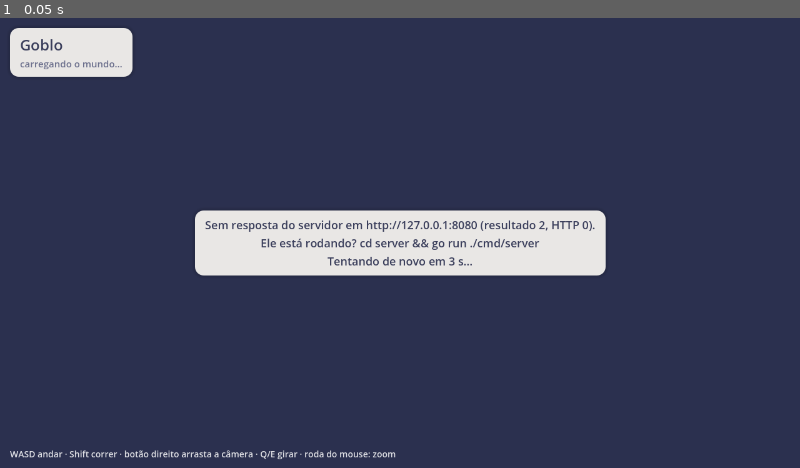
Above: before the commit, frame 1.
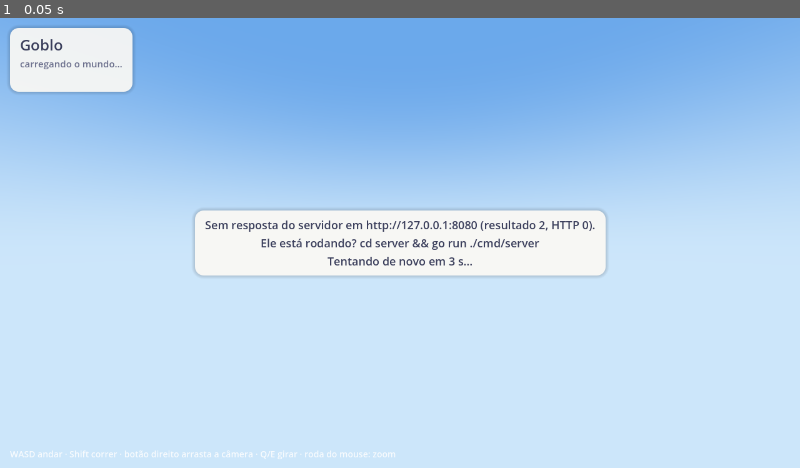
Above: after the commit, the same moment.

Repository: Dustyluc123/goblo
Game: Godot game, scene res://scenes/main.tscn
The game is run twice, just before and just after one commit, with the same random seed, the same clock (stepped at 60 frames per second) and the same inputs.
Inputs:
- Up to frame 1 (0.05 s): no input

The runs differ from the first frame. In frame 1, 91% of the frame differs, in the area x 0-100%, y 0-100%.

Commit message:
Adiciona dia e noite pelo horário real
O sol aponta a partir do ponto subsolar (declinação do dia do ano e hora UTC,
com equação do tempo). Noite azulada com luz fria suave, estrelas e céu por
shader; no zoom afastado a linha dia/noite cruza o globo. HUD mostra a hora
solar local. F3 acelera o tempo e F4 volta ao horário real.

Co-Authored-By: Claude Opus 5.5 <noreply@anthropic.com>

Diff:
--- a/client/scenes/main.tscn
+++ b/client/scenes/main.tscn
@@ -6,6 +6,7 @@
 [ext_resource type="Script" path="res://scripts/hud.gd" id="4_hud"]
 [ext_resource type="Script" path="res://scripts/terrain.gd" id="5_terrain"]
 [ext_resource type="Script" path="res://scripts/vegetation.gd" id="6_vegetation"]
+[ext_resource type="Script" path="res://scripts/day_night.gd" id="7_daynight"]
 
 [sub_resource type="Environment" id="env"]
 background_mode = 1
@@ -27,6 +28,17 @@
 shadow_enabled = true
 directional_shadow_max_distance = 45.0
 
+[node name="Moon" type="DirectionalLight3D" parent="."]
+light_color = Color(0.6, 0.7, 1, 1)
+light_energy = 0.3
+light_specular = 0.0
+
+[node name="DayNight" type="Node" parent="." node_paths=PackedStringArray("sun", "moon", "world_environment")]
+script = ExtResource("7_daynight")
+sun = NodePath("../Sun")
+moon = NodePath("../Moon")
+world_environment = NodePath("../WorldEnvironment")
+
 [node name="Terrain" type="Node3D" parent="."]
 script = ExtResource("5_terrain")
 
--- /dev/null
+++ b/client/scripts/day_night.gd
@@ -0,0 +1,129 @@
+class_name DayNight
+extends Node
+## Dia e noite pelo horário real (UTC).
+##
+## O sol aponta a partir do ponto subsolar: latitude = declinação solar do dia do ano,
+## longitude = hora UTC (com a equação do tempo). Do lado oposto, uma luz azulada fraca
+## ("lua") e a luz ambiente fria deixam a noite aconchegante e com o caminho visível.
+## O céu (sky.gdshader) e a luz ambiente seguem o horário onde o personagem está.
+##
+## F3 acelera o tempo (×60, ×600, ×3600); F4 volta ao horário real.
+
+const SPEEDS := [1.0, 60.0, 600.0, 3600.0]
+const SKY_SHADER := preload("res://shaders/sky.gdshader")
+
+@export var sun: DirectionalLight3D
+@export var moon: DirectionalLight3D
+@export var world_environment: WorldEnvironment
+
+## Segundos somados ao relógio real (acelerar o tempo muda isto).
+var offset_seconds := 0.0
+var speed := 1.0
+## Direção do centro do planeta para o sol.
+var sun_dir := Vector3.UP
+## 1 = dia onde o personagem está, 0 = noite.
+var local_day := 1.0
+var _sky_material: ShaderMaterial
+var _shadows_wanted := true
+
+
+func _ready() -> void:
+	var env := world_environment.environment
+	_sky_material = ShaderMaterial.new()
+	_sky_material.shader = SKY_SHADER
+	var sky := Sky.new()
+	sky.sky_material = _sky_material
+	sky.radiance_size = Sky.RADIANCE_SIZE_32
+	sky.process_mode = Sky.PROCESS_MODE_INCREMENTAL
+	env.sky = sky
+	env.background_mode = Environment.BG_SKY
+	env.ambient_light_source = Environment.AMBIENT_SOURCE_COLOR
+	env.reflected_light_source = Environment.REFLECTION_SOURCE_DISABLED
+
+
+## Hora UTC fixa (0–24) hoje, para testes e screenshots.
+func set_utc_hour(hour: float) -> void:
+	var now := Time.get_unix_time_from_system()
+	var midnight := floorf(now / 86400.0) * 86400.0
+	offset_seconds = midnight + hour * 3600.0 - now
+	speed = 1.0
+
+
+func faster() -> void:
+	var i := SPEEDS.find(speed)
+	speed = SPEEDS[(i + 1) % SPEEDS.size()] if i < SPEEDS.size() - 1 else SPEEDS[1]
+
+
+func real_time() -> void:
+	offset_seconds = 0.0
+	speed = 1.0
+
+
+## As sombras do sol só valem de dia onde o personagem está (economiza GPU à noite).
+func set_shadows_wanted(on: bool) -> void:
+	_shadows_wanted = on
+
+
+func unix_time() -> float:
+	return Time.get_unix_time_from_system() + offset_seconds
+
+
+## Hora UTC atual (0–24).
+func utc_hours() -> float:
+	return fmod(unix_time() / 3600.0, 24.0)
+
+
+## Hora solar local numa longitude (graus): 12h = sol a pino.
+func local_hours(lon: float) -> float:
+	return fposmod(utc_hours() + lon / 15.0 + equation_of_time_minutes() / 60.0, 24.0)
+
+
+func day_of_year() -> float:
+	var t := unix_time()
+	var d := Time.get_datetime_dict_from_unix_time(int(t))
+	var jan1 := Time.get_unix_time_from_datetime_dict({"year": d["year"], "month": 1, "day": 1, "hour": 0, "minute": 0, "second": 0})
+	return (t - jan1) / 86400.0
+
+
+## Diferença entre o sol verdadeiro e o relógio (minutos), aproximação padrão.
+func equation_of_time_minutes() -> float:
+	var b := TAU * (day_of_year() - 81.0) / 364.0
+	return 9.87 * sin(2.0 * b) - 7.53 * cos(b) - 1.5 * sin(b)
+
+
+## Ponto subsolar (lat, lon em graus).
+func subsolar_point() -> Vector2:
+	var decl := -23.44 * cos(TAU / 365.24 * (day_of_year() + 10.0))
+	var lon := -15.0 * (utc_hours() - 12.0 + equation_of_time_minutes() / 60.0)
+	return Vector2(decl, wrapf(lon, -180.0, 180.0))
+
+
+## Atualiza luzes, céu e ambiente. `up` = "para cima" do personagem; `far` = zoom da câmera.
+func update(delta: float, up: Vector3, far: float) -> void:
+	if speed != 1.0:
+		offset_seconds += delta * (speed - 1.0)
+	var p := subsolar_point()
+	sun_dir = WorldData.lat_lon_to_vec(p.x, p.y)
+	var hint := Vector3.UP if absf(sun_dir.y) < 0.99 else Vector3.FORWARD
+	sun.global_basis = Basis.looking_at(-sun_dir, hint)
+	moon.global_basis = Basis.looking_at(sun_dir, hint)
+
+	var elevation := sun_dir.dot(up)
+	local_day = smoothstep(-0.12, 0.12, elevation)
+	# Sol mais quente perto do horizonte.
+	sun.light_color = Color(1.0, 0.72, 0.5).lerp(Color(1.0, 0.97, 0.92), smoothstep(0.0, 0.35, elevation))
+	sun.shadow_enabled = _shadows_wanted and local_day > 0.05 and far < 0.3
+
+	var env := world_environment.environment
+	var day_ambient := Color(0.85, 0.88, 1.0)
+	var night_ambient := Color(0.42, 0.5, 0.85)
+	# No zoom afastado, ambiente e lua mais fracos para a linha dia/noite aparecer no globo.
+	var space := smoothstep(0.2, 0.8, far)
+	env.ambient_light_color = night_ambient.lerp(day_ambient, local_day).lerp(night_ambient, space)
+	env.ambient_light_energy = lerpf(lerpf(0.55, 0.45, local_day), 0.12, space)
+	moon.light_energy = lerpf(lerpf(0.35, 0.15, local_day), 0.1, space)
+
+	_sky_material.set_shader_parameter("local_up", up)
+	_sky_material.set_shader_parameter("sun_dir", sun_dir)
+	_sky_material.set_shader_parameter("day_amount", local_day)
+	_sky_material.set_shader_parameter("space_amount", smoothstep(0.15, 0.6, far))
--- a/client/scripts/hud.gd
+++ b/client/scripts/hud.gd
@@ -8,6 +8,7 @@
 
 var _country: Label
 var _coords: Label
+var _time: Label
 var _status_panel: PanelContainer
 var _status: Label
 
@@ -22,8 +23,10 @@
 	card.add_child(box)
 	_country = _label(24, INK)
 	_coords = _label(15, INK_SOFT)
+	_time = _label(15, INK_SOFT)
 	box.add_child(_country)
 	box.add_child(_coords)
+	box.add_child(_time)
 	_country.text = "Goblo"
 	_coords.text = "carregando o mundo…"
 
@@ -63,6 +66,16 @@
 	_status_panel.visible = false
 
 
+## Horário solar local onde o personagem está.
+func show_time(hours: float, speed: float) -> void:
+	var h := int(hours)
+	var m := int((hours - h) * 60.0)
+	var text := "%02d:%02d" % [h, m]
+	if speed != 1.0:
+		text += "  (×%d)" % int(speed)
+	_time.text = text
+
+
 func show_cell(world: WorldData, id: int) -> void:
 	var code := world.country_codes[id]
 	var title := world.country_name(id)
--- a/client/scripts/main.gd
+++ b/client/scripts/main.gd
@@ -42,6 +42,7 @@
 @onready var _terrain: Terrain = $Terrain
 @onready var _vegetation: Vegetation = $Vegetation
 @onready var _sun: DirectionalLight3D = $Sun
+@onready var _day_night: DayNight = $DayNight
 @onready var _highlight: MeshInstance3D = $Highlight
 @onready var _player: Player = $Player
 @onready var _camera: CameraRig = $Camera
@@ -63,6 +64,8 @@
 			spawn_lat = float(parts[0])
 			spawn_lon = float(parts[1])
 	_cached_version = _read_cached_version()
+	if _args.has("utc"):
+		_day_night.set_utc_hour(float(_args["utc"]))
 	if _args.has("quality"):
 		Quality.set_quality(str(_args["quality"]), false)
 	Quality.emitter.changed.connect(_apply_quality)
@@ -198,6 +201,8 @@
 		_collision_timer = 0.25
 		_terrain.update_collision(_player.global_position)
 	_vegetation.update_focus(_player.global_position, _camera.far_amount, delta)
+	_day_night.update(delta, _player.global_position.normalized(), _camera.far_amount)
+	_hud.show_time(_day_night.local_hours(world.lons[_player.cell_id]), _day_night.speed)
 	if _highlight.mesh:
 		var mat := _highlight.mesh.surface_get_material(0) as StandardMaterial3D
 		mat.albedo_color.a = 0.45 + 0.15 * sin(Time.get_ticks_msec() / 300.0)
@@ -207,6 +212,12 @@
 func _unhandled_input(event: InputEvent) -> void:
 	if event is InputEventKey and event.pressed and not event.echo:
 		match (event as InputEventKey).keycode:
+			KEY_F3:
+				_day_night.faster()
+				_hud.flash("Tempo ×%d" % int(_day_night.speed))
+			KEY_F4:
+				_day_night.real_time()
+				_hud.flash("Horário real")
 			KEY_F6:
 				Quality.cycle()
 				_hud.flash("Qualidade: %s" % Quality.label())
@@ -216,7 +227,7 @@
 func _apply_quality() -> void:
 	var q := Quality.current()
 	get_viewport().msaa_3d = q["msaa"]
-	_sun.shadow_enabled = q["shadows"]
+	_day_night.set_shadows_wanted(q["shadows"])
 	_sun.directional_shadow_max_distance = maxf(1.0, q["shadow_distance"])
 
 
--- /dev/null
+++ b/client/shaders/sky.gdshader
@@ -0,0 +1,48 @@
+// Céu: gradiente de dia ou de noite em relação ao "para cima" do personagem (o planeta é
+// redondo, então o horizonte depende de onde ele está), disco do sol, estrelas e, no zoom
+// afastado, o espaço.
+shader_type sky;
+
+uniform vec3 local_up = vec3(0.0, 1.0, 0.0);
+uniform vec3 sun_dir = vec3(0.0, 1.0, 0.0);
+uniform float day_amount : hint_range(0.0, 1.0) = 1.0;
+uniform float space_amount : hint_range(0.0, 1.0) = 0.0;
+uniform vec4 day_top : source_color = vec4(0.42, 0.66, 0.92, 1.0);
+uniform vec4 day_horizon : source_color = vec4(0.80, 0.90, 0.98, 1.0);
+uniform vec4 dusk_horizon : source_color = vec4(0.98, 0.70, 0.55, 1.0);
+uniform vec4 night_top : source_color = vec4(0.05, 0.08, 0.20, 1.0);
+uniform vec4 night_horizon : source_color = vec4(0.14, 0.18, 0.36, 1.0);
+uniform vec4 space_color : source_color = vec4(0.06, 0.07, 0.16, 1.0);
+
+float hash(vec3 p) {
+	p = fract(p * vec3(443.897, 441.423, 437.195));
+	p += dot(p, p.yzx + 19.19);
+	return fract((p.x + p.y) * p.z);
+}
+
+float stars(vec3 d) {
+	vec3 g = d * 180.0;
+	vec3 cell = floor(g);
+	float h = hash(cell);
+	float on = step(0.9965, h);
+	float r = length(fract(g) - 0.5);
+	float twinkle = 0.7 + 0.3 * sin(TIME * (1.0 + h * 3.0) + h * 40.0);
+	return on * smoothstep(0.35, 0.0, r) * twinkle;
+}
+
+void sky() {
+	vec3 d = normalize(EYEDIR);
+	float h = dot(d, normalize(local_up));
+	float t = smoothstep(-0.05, 0.55, h);
+	float dusk = (1.0 - abs(day_amount * 2.0 - 1.0));  // 1 no nascer/pôr do sol
+	vec3 horizon_day = mix(day_horizon.rgb, dusk_horizon.rgb, dusk * 0.8);
+	vec3 day = mix(horizon_day, day_top.rgb, t);
+	vec3 night = mix(night_horizon.rgb, night_top.rgb, t);
+	vec3 col = mix(night, day, day_amount);
+	float sun = pow(max(dot(d, sun_dir), 0.0), 600.0) * 4.0 + pow(max(dot(d, sun_dir), 0.0), 12.0) * 0.25;
+	col += vec3(1.0, 0.9, 0.7) * sun * max(day_amount, space_amount);
+	float s = stars(d);
+	col += vec3(s) * clamp(1.0 - day_amount * 1.3, 0.0, 1.0) * smoothstep(-0.1, 0.2, h);
+	vec3 space = space_color.rgb + vec3(s) * 0.9 + vec3(1.0, 0.9, 0.7) * sun;
+	COLOR = mix(col, space, space_amount);
+}
Not shown, added: client/scripts/day_night.gd.uid
Not shown, added: client/shaders/sky.gdshader.uid
